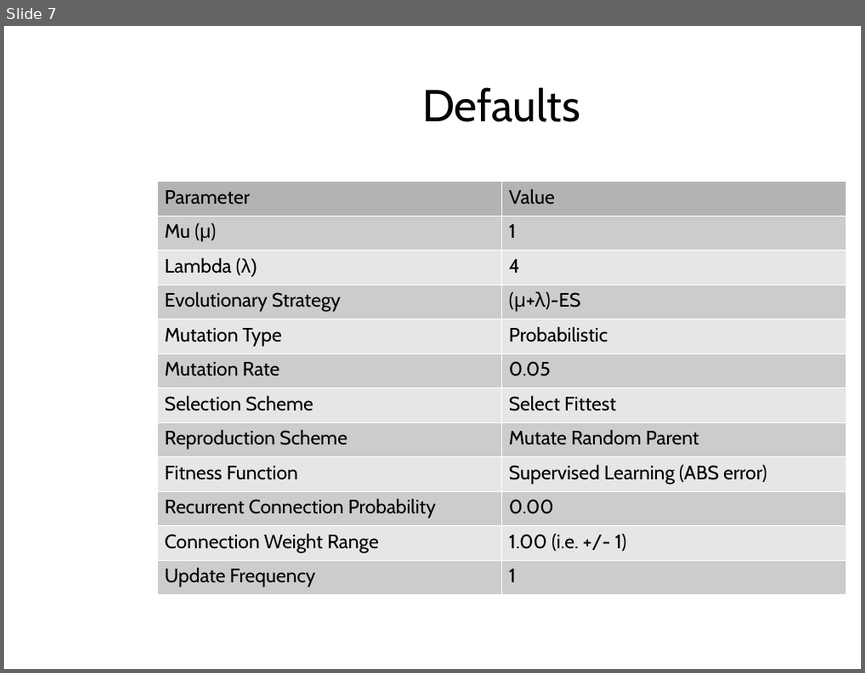
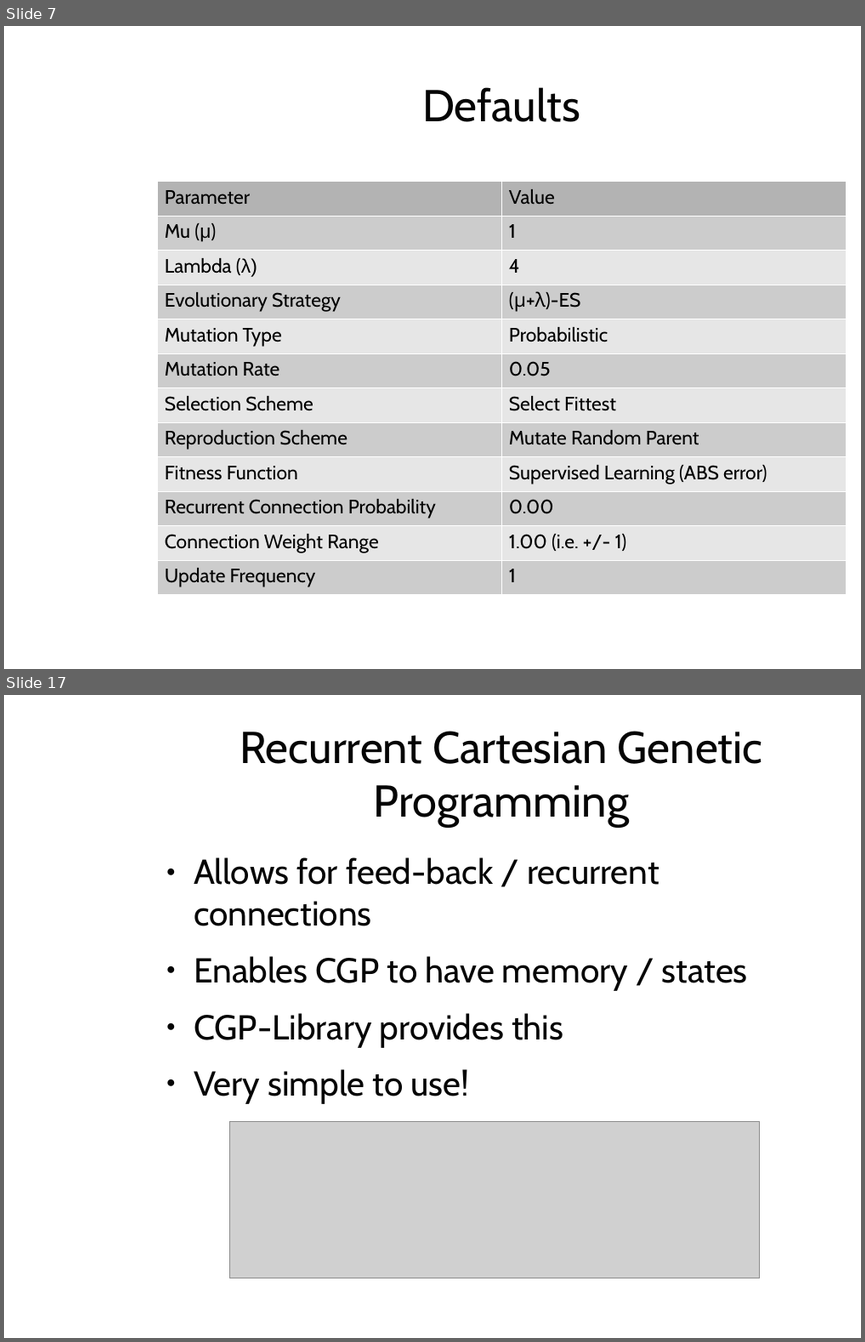
Before and after one commit to AndrewJamesTurner/CGP-Library, a slide deck: presentation/introduction.odp. Shown one above the other, each under a label of ours: slide 7 before the commit, slides 7 and 17 after it; the slides between them are not shown. The pictures are 865x673 and 865x1342 pixels, drawn with LibreOffice and Linux fonts; fonts in the diff are those of the drawing; grey boxes stand for pictures; background and template pictures are left out. Boxes give left, top, right and bottom in pixels: in the first picture for what was removed or moved away, otherwise in the second. Text is boxed around its words. In the diff, an @@ line names an element or a change of style, - is before the commit and + after.

```diff
--- a/presentation/introduction.odp
+++ b/presentation/introduction.odp
@@ slide 17 added at (4, 695, 861, 1338), background picture (left out) @@
@@ title added at (239, 731, 763, 827), 41.3 pt, text #050505 @@
+Recurrent Cartesian Genetic Programming
@@ text added at (194, 857, 748, 1103), 32 pt, text #050505 @@
+● Allows for feed-back / recurrent connections
+● Enables CGP to have memory / states
+● CGP-Library provides this
+● Very simple to use!
@@ picture added at (229, 1121, 760, 1278) @@
```
Also in this commit, not shown: 5 other slides changed, 11 other slides added, 14 other files.
